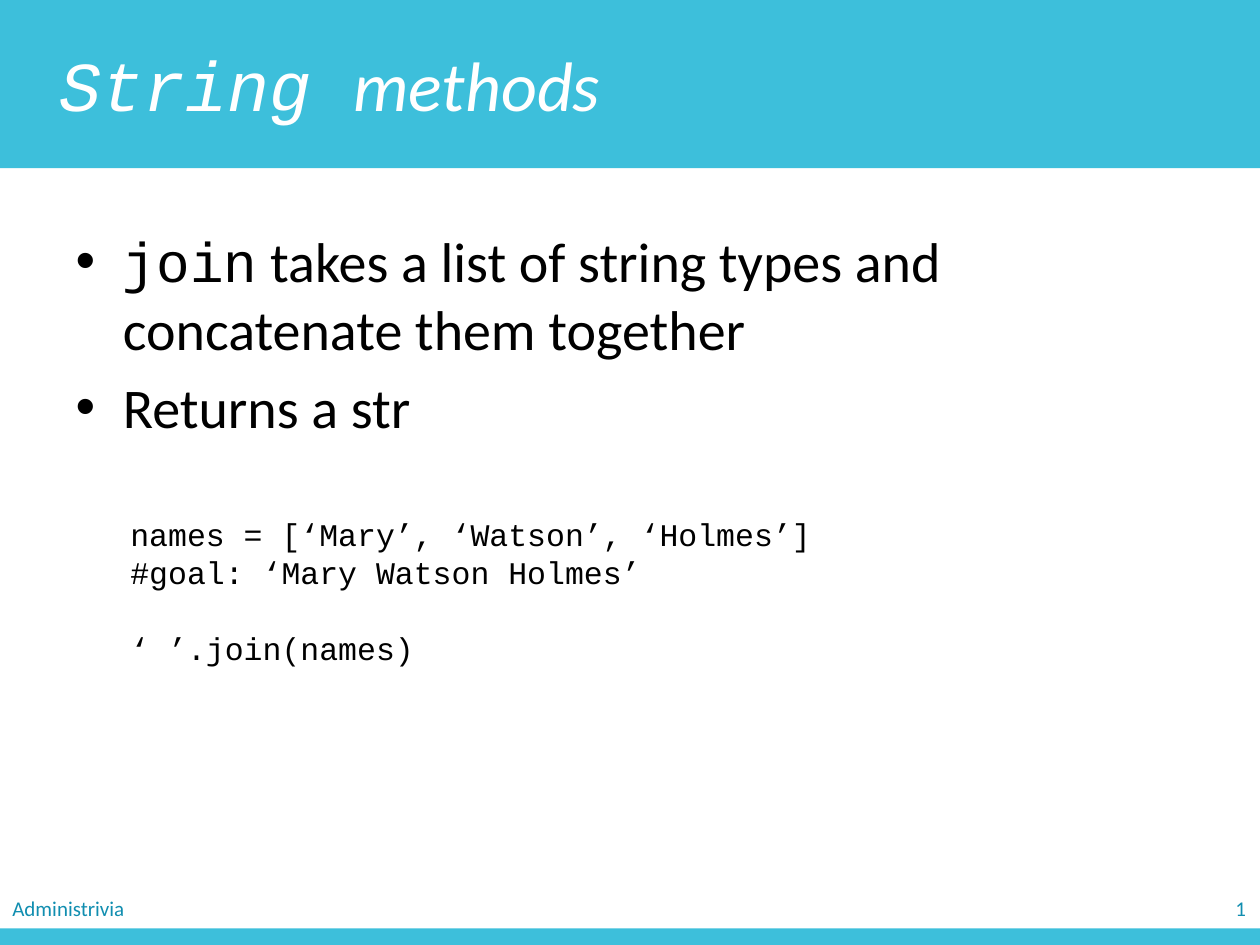
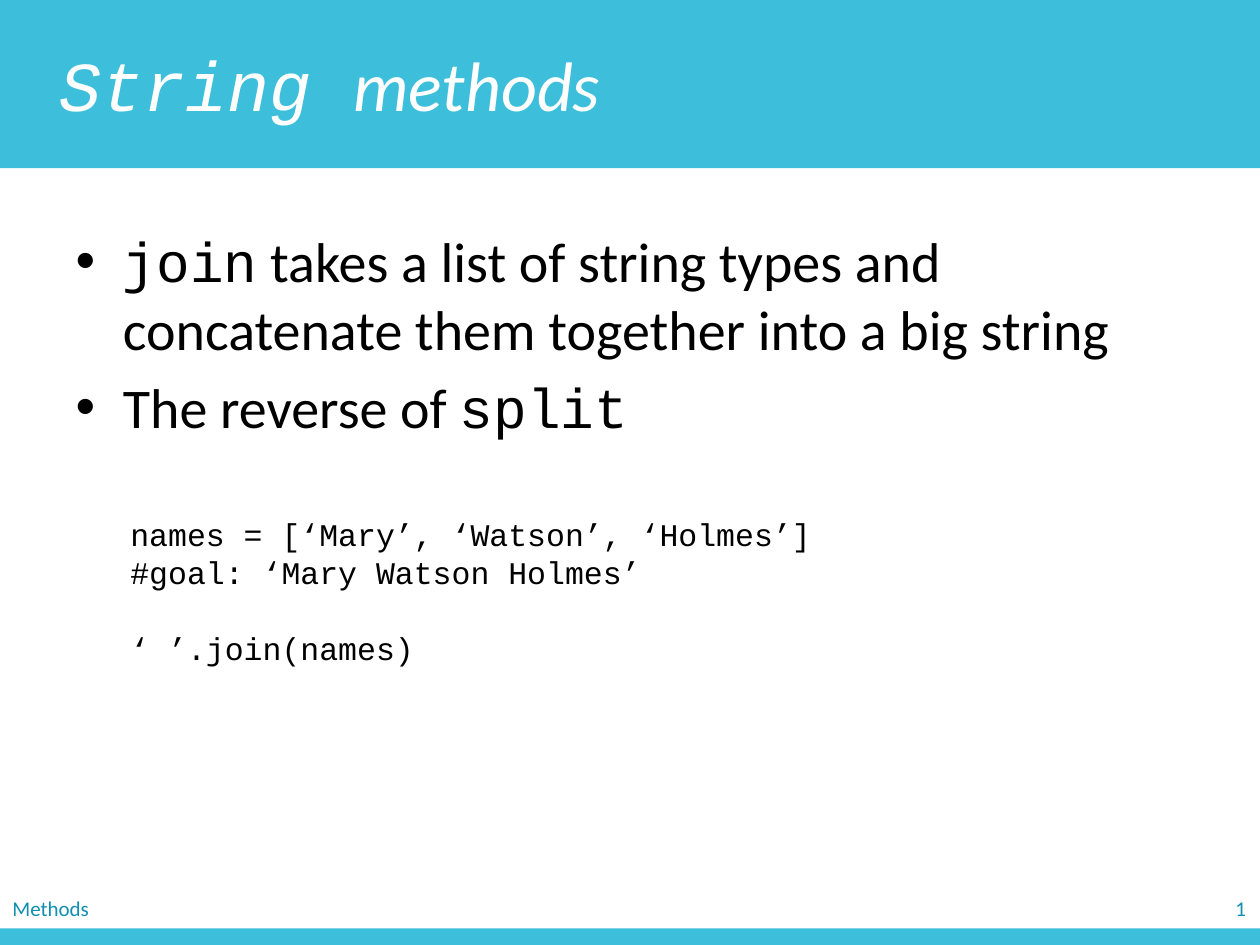
Before and after one commit to zichengliao/zuics101-fa17, a slide deck: slide 45 of lectures/lec09/lec09.pptx (slide 43 before the commit). Drawn at 1260x945 pixels with LibreOffice and Linux fonts; fonts in the diff are those of the drawing. Boxes give left, top, right and bottom in pixels: in the first picture for what was removed or moved away, otherwise in the second. Text is boxed around its words. In the diff, an @@ line names an element or a change of style, - is before the commit and + after.

```diff
--- a/lectures/lec09/lec09.pptx
+++ b/lectures/lec09/lec09.pptx
@@ text at bbox=[123, 242, 1109, 440]: text changed @@
-• join takes a list of string types and concatenate them together
-• Returns a str
+• join takes a list of string types and concatenate them together into a big string
+• The reverse of split
@@ text removed at bbox=[12, 901, 124, 916] @@
-Administrivia
@@ text added at bbox=[12, 901, 89, 916], 12 pt, text #118EB0 @@
+Methods
```
Also in this commit, not shown: 43 other slides changed, 3 slides added, 4 slides removed.
